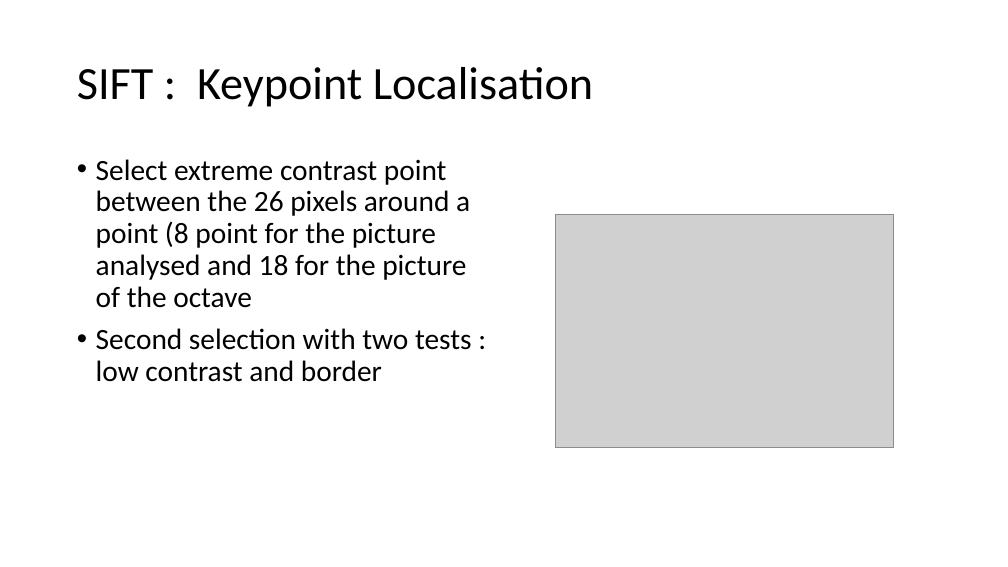
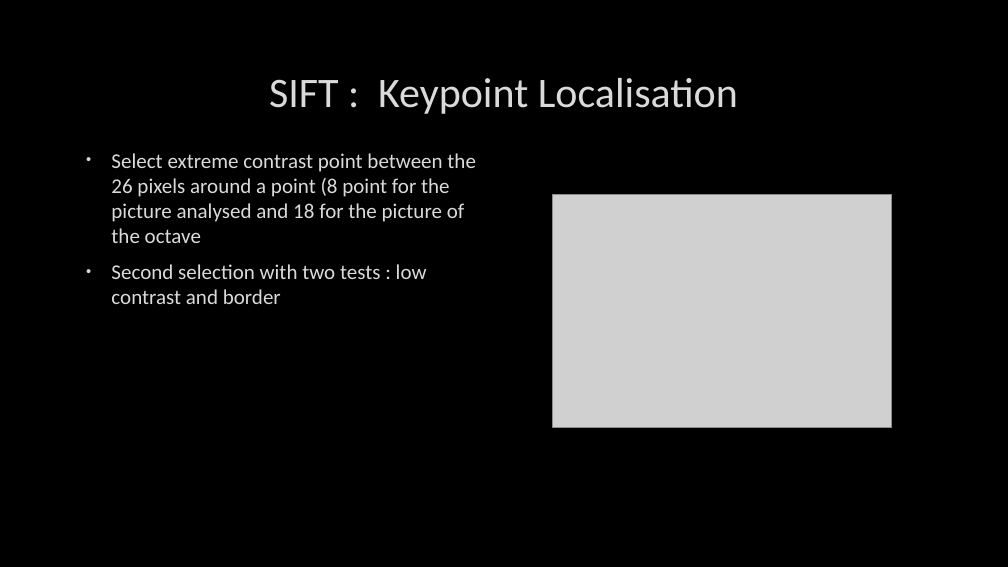
Before and after one commit to ElliotGerard123/FaceRecognition, a slide deck: slide 5 of First approach.pptx. Drawn at 1008x567 pixels with LibreOffice and Linux fonts; fonts in the diff are those of the drawing; grey boxes stand for pictures; background and template pictures are left out. Boxes give left, top, right and bottom in pixels: in the first picture for what was removed or moved away, otherwise in the second. Text is boxed around its words. In the diff, an @@ line names an element or a change of style, - is before the commit and + after.

```diff
--- a/First approach.pptx
+++ b/First approach.pptx
@@ background #FFFFFF to picture (left out) @@
@@ title "SIFT : Keypoint Localisation": place and size @@
-title "SIFT : Keypoint Localisation" at <box>77,67,593,107</box>
+title "SIFT : Keypoint Localisation" at <box>269,78,738,114</box>
@@ title "SIFT : Keypoint Localisation" at <box>269,78,738,114</box>: size 44 to 40 pt, text colour #000000 to #DADADA, letter outline none to #404040 0.75 pt; alignment left to centre; line spacing 0.9 to 1 @@
@@ text "Select extreme contrast point between ...": place and size @@
-text "Select extreme contrast point between ..." at <box>96,159,472,382</box>
+text "Select extreme contrast point between ..." at <box>111,153,476,304</box>
@@ text "Select extreme contrast point between ..." at <box>111,153,476,304</box>: size 28 to 20 pt, text colour #000000 to #DADADA, letter outline none to #404040 0.75 pt; indent changed; line spacing 0.9 to 1 @@
@@ picture: place and size @@
-picture at <box>555,214,894,447</box>
+picture at <box>553,194,892,427</box>
```
Also in this commit, not shown: 11 other slides changed, 2 slides added, 2 slides removed.
